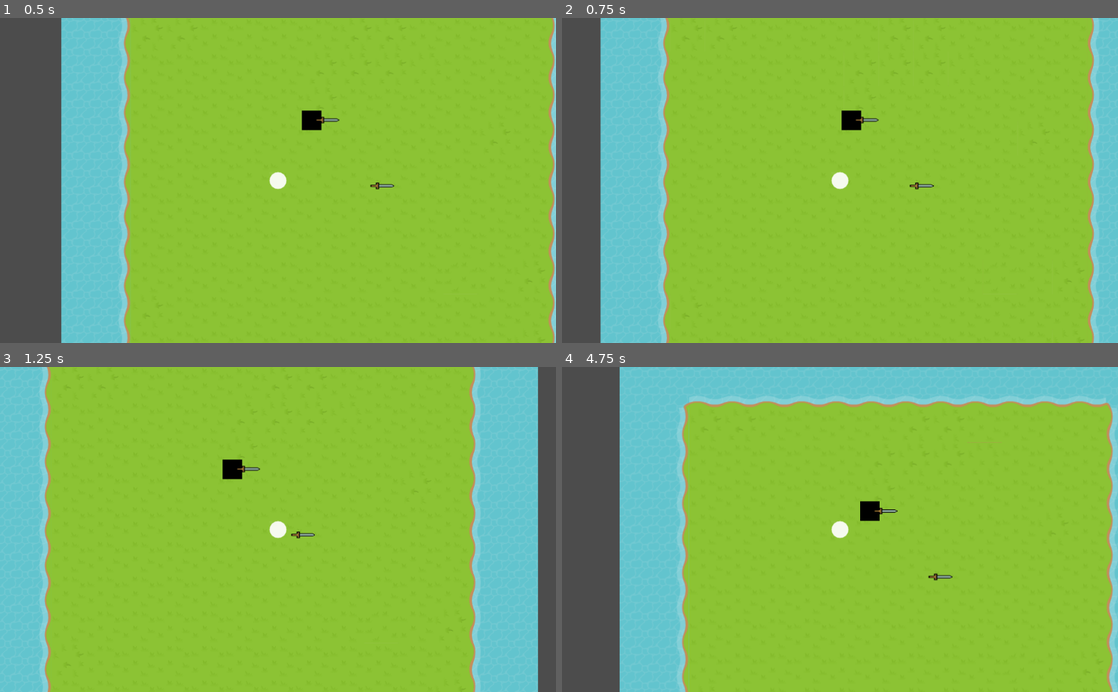
Above: before the commit, frames 1-4 (two rows, left to right).
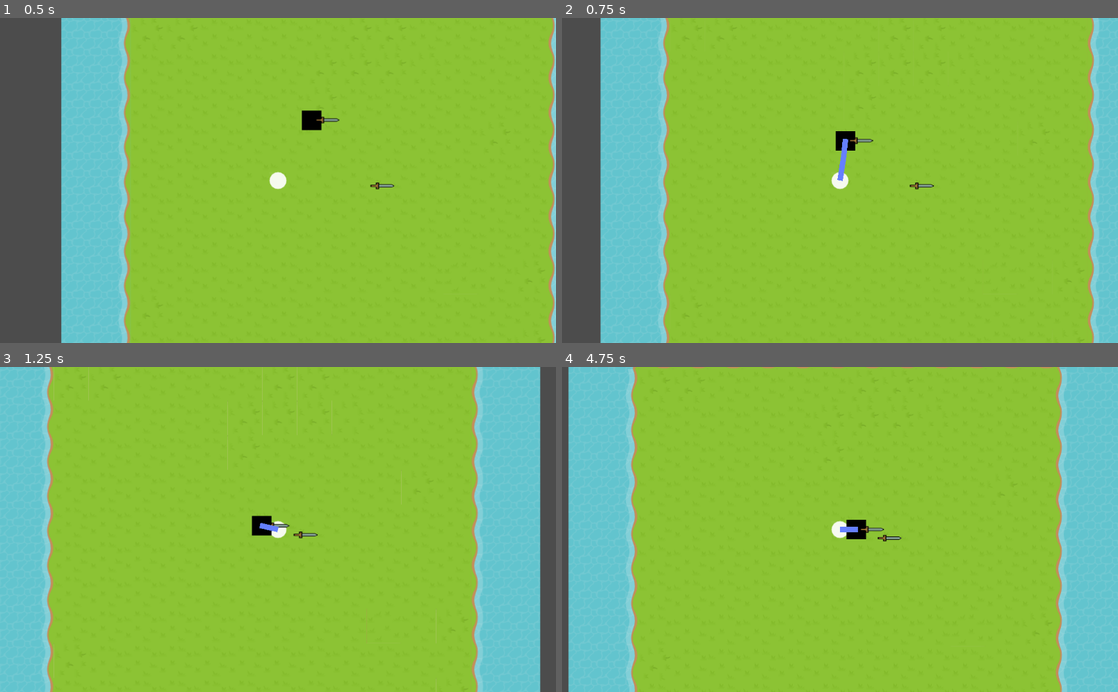
Above: after the commit, the same moments.

Repository: Abeardevil/half-dead-prince
Game: Godot game, scene res://src/levels/Level.tscn
The game is run twice, just before and just after one commit, with the same random seed, the same clock (stepped at 60 frames per second) and the same inputs.
Inputs (mouse positions are in pixels of both pictures, inside the frame that each line leads up to):
- Up to frame 1 (0.5 s): no input
- Up to frame 2 (0.75 s): tap Enter at 0.5 s; move the mouse to (962, 164) at 0.52 s; hold D (move_right) from 0.53 s (still down); tap Q (drop) at 0.6 s
- Up to frame 3 (1.25 s): keep holding D (move_right)
- Up to frame 4 (4.75 s): move the mouse to (728, 545) at 1.27 s; release D (move_right) at 1.28 s; hold S (move_down) 1.28-2.03 s; tap one key every 0.75 s from 1.35 s: E (equip) Space (swap_realms) Q (drop) E (equip) Space (swap_realms); move the mouse to (895, 458) at 2.02 s; hold D (move_right) 2.03-2.78 s; move the mouse to (812, 594) at 2.77 s; hold W (move_up) 2.78-3.53 s; move the mouse to (1006, 578) at 3.52 s; hold A (move_left) from 3.53 s (still down); move the mouse to (673, 480) at 4.27 s

Frame 1 is identical in both runs. In frame 2, 0.6% of the frame differs, in the area x 49-57%, y 28-51%; in frame 3, 3.4%; in frame 4, 37%, in the area x 1-100%, y 0-100%.

Commit message:
Add pathfinding

Diff:
--- a/project.godot
+++ b/project.godot
@@ -14,6 +14,16 @@
 "language": "GDScript",
 "path": "res://src/actors/Actor.gd"
 }, {
+"base": "Actor",
+"class": "Enemy",
+"language": "GDScript",
+"path": "res://src/actors/Enemy.gd"
+}, {
+"base": "Actor",
+"class": "Player",
+"language": "GDScript",
+"path": "res://src/actors/Player.gd"
+}, {
 "base": "Area2D",
 "class": "Weapon",
 "language": "GDScript",
@@ -21,6 +31,8 @@
 } ]
 _global_script_class_icons={
 "Actor": "",
+"Enemy": "",
+"Player": "",
 "Weapon": ""
 }
 
@@ -29,6 +41,10 @@
 config/name="The Half-Dead Prince"
 run/main_scene="res://src/levels/Level.tscn"
 config/icon="res://icon.png"
+
+[autoload]
+
+Globals="*res://src/Globals.gd"
 
 [input]
 
--- a/src/actors/Black_Square.gd
+++ b/src/actors/Black_Square.gd
@@ -1,4 +1,4 @@
-extends Actor
+extends Enemy
 
 # Declare member variables here. Examples:
 # var a = 2
@@ -8,6 +8,5 @@
 func _ready():
 	pass # Replace with function body.
 
-# Called every frame. 'delta' is the elapsed time since the previous frame.
-#func _process(delta):
-#	pass
+func _physics_process(delta):
+	pass
--- a/src/actors/Black_Square.tscn
+++ b/src/actors/Black_Square.tscn
@@ -1,9 +1,6 @@
 [gd_scene load_steps=5 format=2]
 
 [ext_resource path="res://src/actors/Black_Square.gd" type="Script" id=1]
-
-[sub_resource type="RectangleShape2D" id=1]
-extents = Vector2( 18, 18 )
 
 [sub_resource type="Gradient" id=2]
 offsets = PoolRealArray(  )
@@ -13,14 +10,17 @@
 gradient = SubResource( 2 )
 width = 100
 
+[sub_resource type="RectangleShape2D" id=1]
+extents = Vector2( 18, 18 )
+
 [node name="KinematicBody2D" type="KinematicBody2D"]
 collision_layer = 2
 collision_mask = 15
 script = ExtResource( 1 )
 
-[node name="CollisionShape2D" type="CollisionShape2D" parent="."]
-shape = SubResource( 1 )
-
 [node name="Sprite" type="Sprite" parent="."]
 scale = Vector2( 0.36, 36 )
 texture = SubResource( 3 )
+
+[node name="CollisionShape2D" type="CollisionShape2D" parent="."]
+shape = SubResource( 1 )
--- /dev/null
+++ b/src/actors/Enemy.gd
@@ -0,0 +1,42 @@
+extends Actor
+
+class_name Enemy
+
+var player: Player
+var nav : Navigation2D = null setget set_nav
+var path = []
+var goal = Vector2()
+var pathLine: Line2D = null
+
+# Called when the node enters the scene tree for the first time.
+func _ready():
+	player = get_tree().get_nodes_in_group("player")[0]
+	set_nav(get_parent().get_parent())
+	pathLine = get_parent().get_parent().get_parent().get_node("Line2D")
+	speed = 200.0
+
+func _physics_process(delta):
+	if player.global_position != goal:
+		goal = player.global_position
+		update_path()
+		pathLine.clear_points()
+		for i in path:
+			pathLine.add_point(i)
+
+	move_along_path()
+
+func move_along_path():
+	if path.size():
+		if global_position.distance_to(path[0]) < 2:
+			path.remove(0)
+			move_along_path()
+		else:
+			var d := global_position.distance_to(path[0])
+			position = global_position.linear_interpolate(path[0], (speed * get_physics_process_delta_time()) / d)
+
+
+func update_path():
+	path = nav.get_simple_path(global_position, goal, true)
+
+func set_nav(new_nav: Navigation2D):
+	nav = new_nav
--- /dev/null
+++ b/src/actors/Enemy.tscn
@@ -0,0 +1,6 @@
+[gd_scene load_steps=2 format=2]
+
+[ext_resource path="res://src/actors/Actor.gd" type="Script" id=1]
+
+[node name="Enemy" type="KinematicBody2D"]
+script = ExtResource( 1 )
--- a/src/actors/Player.gd
+++ b/src/actors/Player.gd
@@ -1,7 +1,9 @@
 extends Actor
 
+class_name Player
+
 export var boost_time = 1
-export var boost_percent = 300 #amount as percentage
+export var boost_percent = 3000 #amount as percentage
 
 var use_boost := false
 
--- a/src/actors/Player.tscn
+++ b/src/actors/Player.tscn
@@ -7,6 +7,7 @@
 
 [node name="Player" type="KinematicBody2D" groups=[
 "character",
+"player",
 ]]
 collision_mask = 14
 script = ExtResource( 1 )
--- /dev/null
+++ b/src/levels/Level.gd
@@ -0,0 +1,13 @@
+extends Node
+
+onready var nav = get_node("Nav")
+onready var map = get_node("Nav/TileMap")
+
+# Called when the node enters the scene tree for the first time.
+func _ready():
+	pass # Replace with function body.
+
+
+# Called every frame. 'delta' is the elapsed time since the previous frame.
+#func _process(delta):
+#	pass
--- a/src/levels/Level.tres
+++ b/src/levels/Level.tres
@@ -10,6 +10,18 @@
 
 [sub_resource type="ConvexPolygonShape2D" id=3]
 points = PoolVector2Array( 64, 64, 0, 64, 0, 0, 64, 0 )
+
+[sub_resource type="NavigationPolygon" id=20]
+vertices = PoolVector2Array( 64, 64, 0, 64, 0, 0, 64, 0 )
+polygons = [ PoolIntArray( 0, 1, 2, 3 ) ]
+
+[sub_resource type="NavigationPolygon" id=18]
+vertices = PoolVector2Array( 64, 64, 0, 64, 0, 0, 64, 0 )
+polygons = [ PoolIntArray( 0, 1, 2, 3 ) ]
+
+[sub_resource type="NavigationPolygon" id=19]
+vertices = PoolVector2Array( 64, 64, 0, 64, 0, 0, 64, 0 )
+polygons = [ PoolIntArray( 0, 1, 2, 3 ) ]
 
 [sub_resource type="ConvexPolygonShape2D" id=4]
 points = PoolVector2Array( 64, 64, 0, 64, 0, 0, 64, 0 )
@@ -134,7 +146,7 @@
 3/autotile/tile_size = Vector2( 64, 64 )
 3/autotile/spacing = 0
 3/autotile/occluder_map = [  ]
-3/autotile/navpoly_map = [  ]
+3/autotile/navpoly_map = [ Vector2( 1, 1 ), SubResource( 20 ), Vector2( 3, 2 ), SubResource( 18 ), Vector2( 4, 2 ), SubResource( 19 ) ]
 3/autotile/priority_map = [  ]
 3/autotile/z_index_map = [  ]
 3/occluder_offset = Vector2( 0, 0 )
--- a/src/levels/Level.tscn
+++ b/src/levels/Level.tscn
@@ -8,30 +8,34 @@
 
 [node name="Level" type="Node2D"]
 
-[node name="TileMap" type="TileMap" parent="."]
+[node name="Realm_Filter" type="CanvasModulate" parent="."]
+visible = false
+light_mask = 0
+color = Color( 0.337255, 0, 1, 1 )
+script = ExtResource( 4 )
+
+[node name="Nav" type="Navigation2D" parent="."]
+
+[node name="TileMap" type="TileMap" parent="Nav"]
 tile_set = ExtResource( 1 )
 collision_layer = 8
 collision_mask = 3
 format = 1
 tile_data = PoolIntArray( 0, 3, 65547, 1, 3, 65547, 2, 3, 65547, 3, 3, 65547, 4, 3, 65547, 5, 3, 65547, 6, 3, 65547, 7, …(4251 unchanged characters)…
 
-[node name="Player" parent="TileMap" instance=ExtResource( 2 )]
+[node name="Player" parent="Nav/TileMap" instance=ExtResource( 2 )]
 position = Vector2( 399.242, 430.081 )
 speed = 12500.0
 arm_length = 20
 boost_time = 3
 boost_percent = 150
 
-[node name="Square Enemy" parent="TileMap" instance=ExtResource( 3 )]
+[node name="Square Enemy" parent="Nav/TileMap" instance=ExtResource( 3 )]
 position = Vector2( 461.419, 318.59 )
 equipped_weapon = ExtResource( 5 )
 arm_length = 22
 
-[node name="Sword" parent="TileMap" instance=ExtResource( 5 )]
+[node name="Sword" parent="Nav/TileMap" instance=ExtResource( 5 )]
 position = Vector2( 584.726, 440.168 )
 
-[node name="Realm_Filter" type="CanvasModulate" parent="."]
-visible = false
-light_mask = 0
-color = Color( 0.337255, 0, 1, 1 )
-script = ExtResource( 4 )
+[node name="Line2D" type="Line2D" parent="."]
Not shown: 1 places in src/levels/Level.tres that only renumber resources
